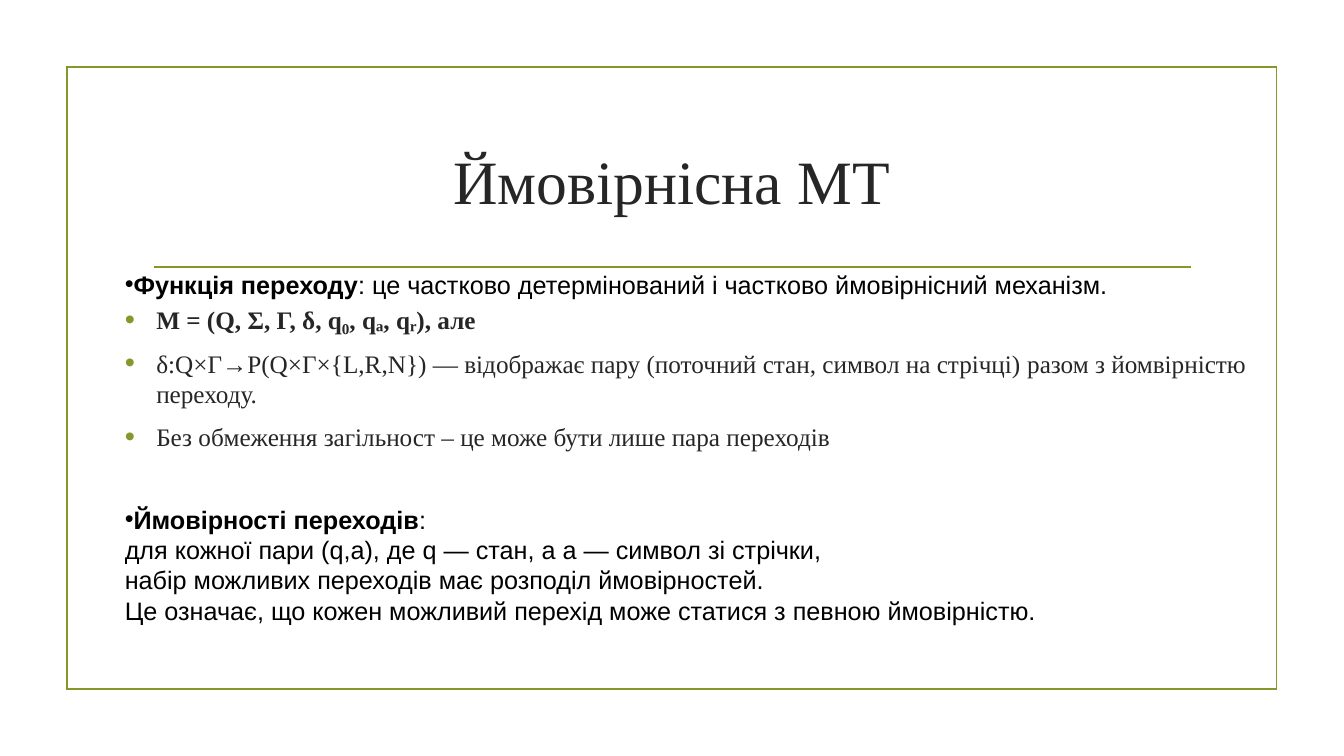
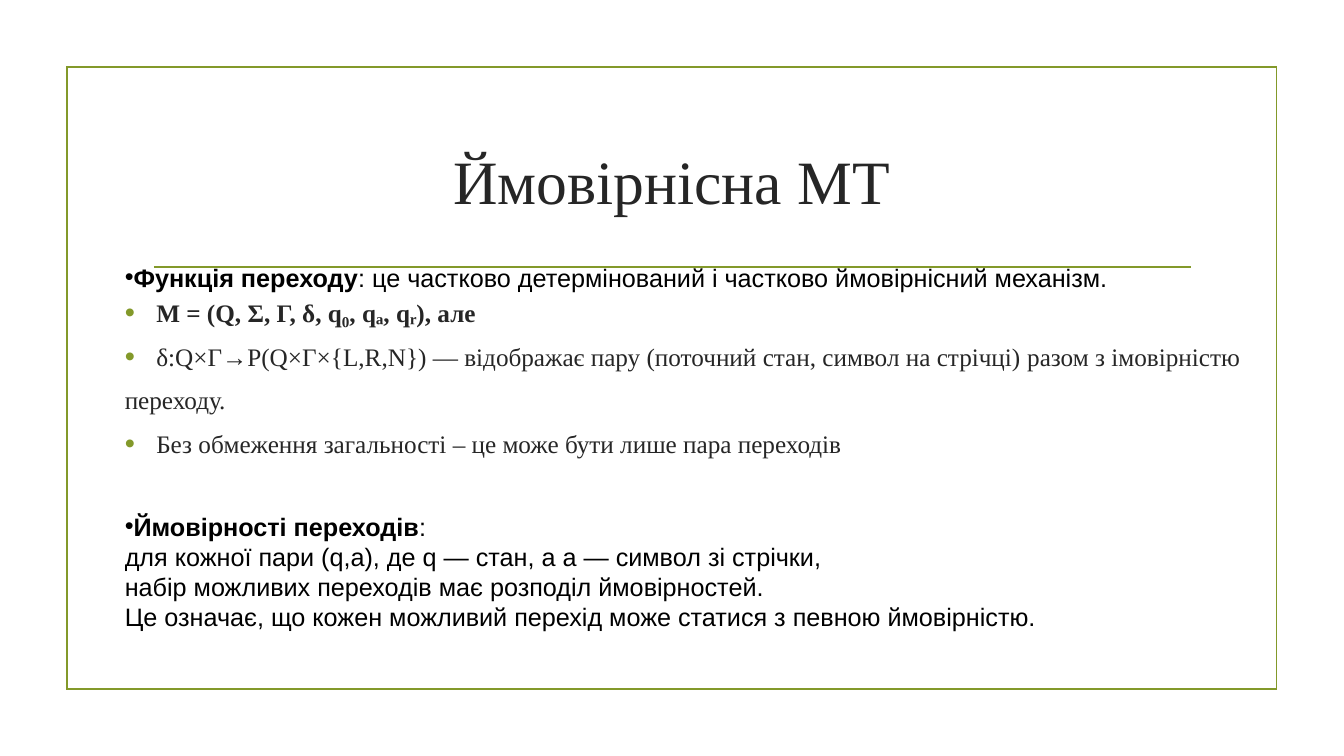
Before and after one commit to mecchmatProjects/Facultative, a slide deck: slide 29 of Lect0.pptx. Drawn at 1344x756 pixels with LibreOffice and Linux fonts; fonts in the diff are those of the drawing; background and template pictures are left out. Boxes give left, top, right and bottom in pixels: in the first picture for what was removed or moved away, otherwise in the second. Text is boxed around its words. In the diff, an @@ line names an element or a change of style, - is before the commit and + after.

```diff
--- a/Lect0.pptx
+++ b/Lect0.pptx
@@ text "Функція переходу: це частково детермінований ...": place and size @@
-text "Функція переходу: це частково детермінований ..." at (125,275,1245,625)
+text "Функція переходу: це частково детермінований ..." at (125,267,1240,632)
@@ text at (125,348,1240,459): text changed @@
-• δ:Q×Γ→P(Q×Γ×{L,R,N}) — відображає пару (поточний стан, символ на стрічці) разом з йомвірністю переходу.
-• Без обмеження загільност – це може бути лише пара переходів
+• δ:Q×Γ→P(Q×Γ×{L,R,N}) — відображає пару (поточний стан, символ на стрічці) разом з імовірністю
+переходу.
+• Без обмеження загальності – це може бути лише пара переходів
```
Also in this commit, not shown: 3 other slides changed, 1 other file.
